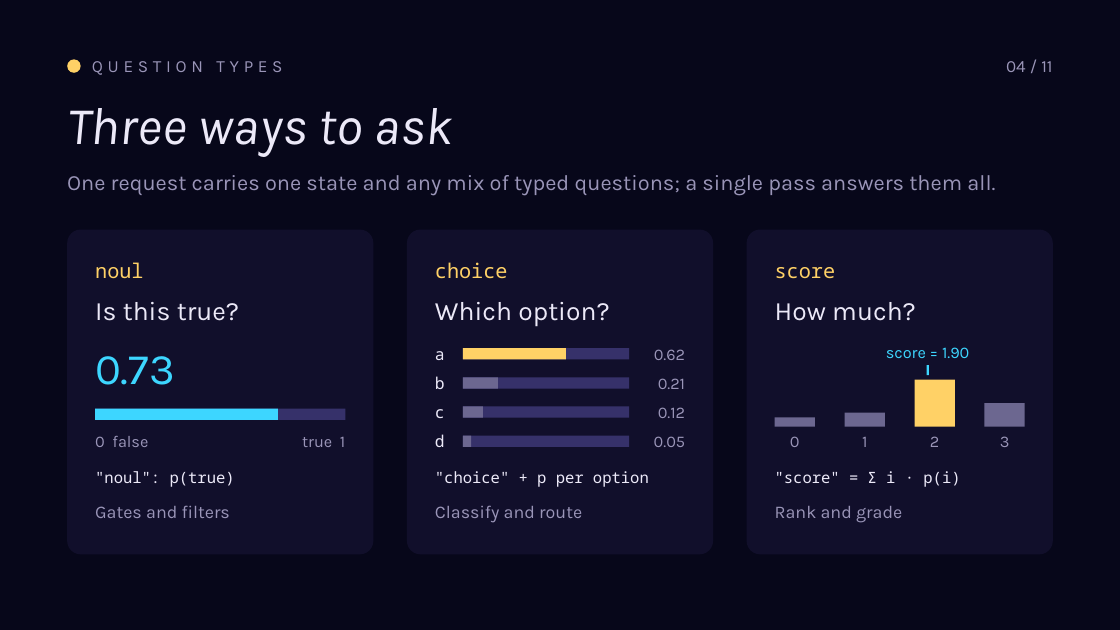
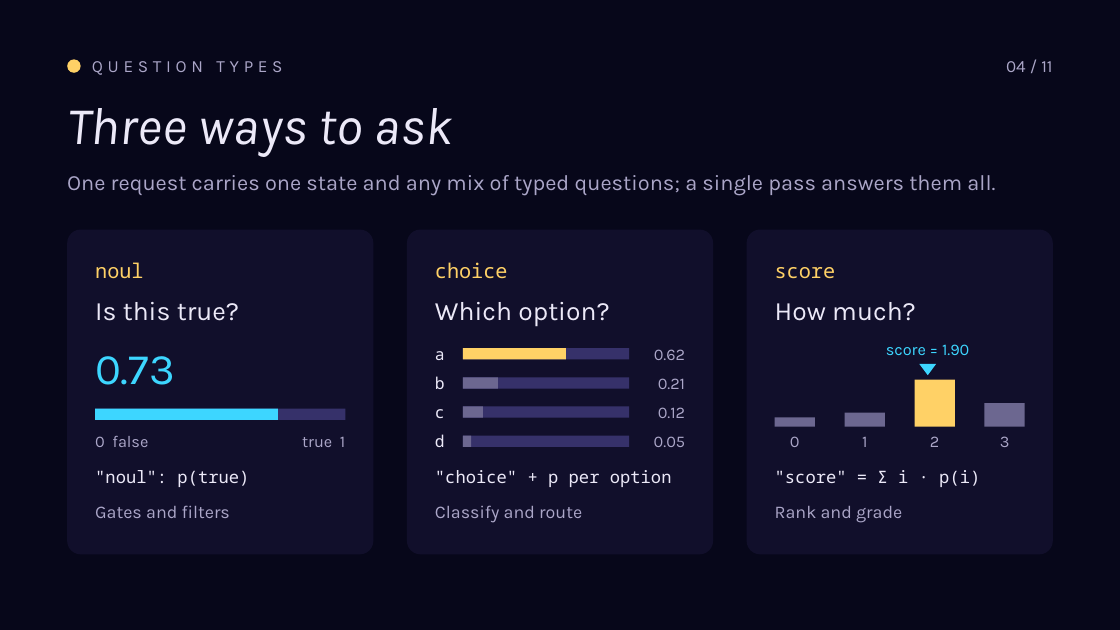
Before and after one commit to roryp/racing, a slide deck: slide 4 of docs/luna-gp-deck.pptx. Drawn at 1120x630 pixels with LibreOffice and Linux fonts; fonts in the diff are those of the drawing. Boxes give left, top, right and bottom in pixels: in the first picture for what was removed or moved away, otherwise in the second. Text is boxed around its words. In the diff, an @@ line names an element or a change of style, - is before the commit and + after.

```diff
--- a/docs/luna-gp-deck.pptx
+++ b/docs/luna-gp-deck.pptx
@@ triangle at (920, 364, 936, 375): rectangle to triangle; rotation 0 to 180 degrees @@
@@ text colour #9A95B8 to #ABA6C8 in 15 elements at (92, 61, 282, 75), (1006, 61, 1052, 72), (67, 175, 995, 196), (95, 505, 230, 518), (435, 505, 582, 523), (775, 506, 902, 523), (95, 436, 148, 447), (302, 437, 345, 447), (654, 349, 685, 360), (658, 378, 685, 389), (658, 407, 685, 418), (654, 436, 685, 447), (790, 436, 800, 447), (930, 436, 939, 447), (1000, 436, 1010, 447) @@
@@ size 10 to 11 pt in 3 elements at (95, 470, 249, 487), (435, 470, 672, 487), (775, 470, 980, 487) @@
```
Also in this commit, not shown: 10 other slides changed, 3 other files.
